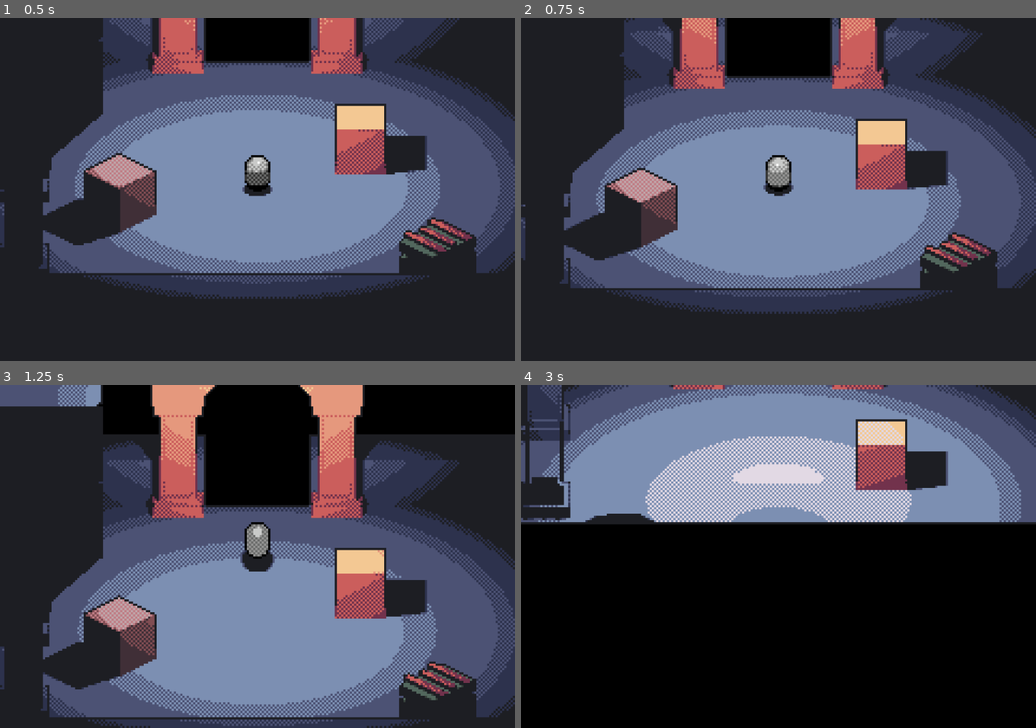
Above: before the commit, frames 1-4 (two rows, left to right).
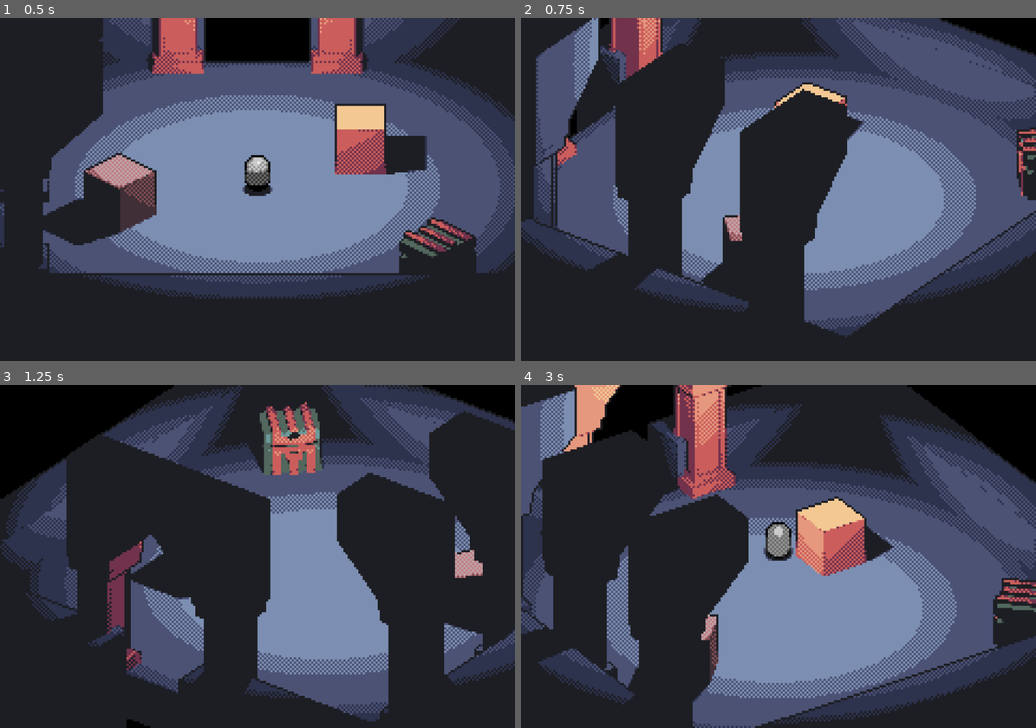
Above: after the commit, the same moments.

Repository: voxelith/pirate-game-jam-16
Game: Godot game, scene res://scenes/main.tscn
Two runs of this game, one before a commit and one after it. Both use one fixed random seed, a clock stepped at 60 frames per second and the inputs below.
Inputs (mouse positions are in pixels of both pictures, inside the frame that each line leads up to):
- Up to frame 1 (0.5 s): no input
- Up to frame 2 (0.75 s): tap Enter at 0.5 s; move the mouse to (804, 189) at 0.52 s; hold W (move_up) from 0.53 s (still down)
- Up to frame 3 (1.25 s): keep holding W (move_up); tap Space (jump) at 0.77 s
- Up to frame 4 (3 s): keep holding W (move_up); move the mouse to (752, 556) at 1.27 s; tap Space (jump) at 1.52 s; move the mouse to (788, 549) at 2.02 s; move the mouse to (773, 563) at 2.77 s

Frame 1 is identical in both runs. In frame 2, 54% of the frame differs, in the area x 0-100%, y 0-94%; in frame 3, 70%; in frame 4, 98%, in the area x 0-100%, y 0-100%.

Commit message:
Fixed pausing issues

Diff:
--- a/assets/main_viewport_container.tscn
+++ b/assets/main_viewport_container.tscn
@@ -1,11 +1,20 @@
-[gd_scene load_steps=2 format=3 uid="uid://ciuh2o8xpgmvg"]
+[gd_scene load_steps=3 format=3 uid="uid://ciuh2o8xpgmvg"]
 
 [ext_resource type="Script" path="res://scripts/main_viewport_container.gd" id="1_vplmk"]
+[ext_resource type="PackedScene" uid="uid://bvtc472n443kt" path="res://assets/pause_menu.tscn" id="2_11rso"]
 
 [node name="MainViewportContainer" type="SubViewportContainer"]
+process_mode = 3
 scale = Vector2(4, 4)
 script = ExtResource("1_vplmk")
 
 [node name="SubViewport" type="SubViewport" parent="."]
+process_mode = 3
 handle_input_locally = false
 render_target_update_mode = 4
+
+[node name="SceneContents" type="Node" parent="SubViewport"]
+process_mode = 1
+
+[node name="PauseMenu" parent="SubViewport" instance=ExtResource("2_11rso")]
+unique_name_in_owner = true
--- a/assets/pause_menu.tscn
+++ b/assets/pause_menu.tscn
@@ -1,9 +1,34 @@
-[gd_scene load_steps=7 format=3 uid="uid://bvtc472n443kt"]
+[gd_scene load_steps=6 format=3 uid="uid://bvtc472n443kt"]
 
 [ext_resource type="Script" path="res://scripts/pause_menu.gd" id="1_224kl"]
 [ext_resource type="Theme" uid="uid://buyj7atvoig18" path="res://assets/ui/theme.tres" id="1_qsy5g"]
 
-[sub_resource type="ShaderMaterial" id="ShaderMaterial_bfrco"]
+[sub_resource type="Animation" id="Animation_k6h1o"]
+length = 0.001
+tracks/0/type = "value"
+tracks/0/imported = false
+tracks/0/enabled = true
+tracks/0/path = NodePath("CanvasLayer/ColorRect:color")
+tracks/0/interp = 1
+tracks/0/loop_wrap = true
+tracks/0/keys = {
+"times": PackedFloat32Array(0),
+"transitions": PackedFloat32Array(1),
+"update": 0,
+"values": [Color(0, 0, 0, 0)]
+}
+tracks/1/type = "value"
+tracks/1/imported = false
+tracks/1/enabled = true
+tracks/1/path = NodePath("CanvasLayer2/PanelContainer:modulate")
+tracks/1/interp = 1
+tracks/1/loop_wrap = true
+tracks/1/keys = {
+"times": PackedFloat32Array(0),
+"transitions": PackedFloat32Array(1),
+"update": 0,
+"values": [Color(1, 1, 1, 0)]
+}
 
 [sub_resource type="Animation" id="Animation_4xrgw"]
 resource_name = "blur"
@@ -11,53 +36,26 @@
 tracks/0/type = "value"
 tracks/0/imported = false
 tracks/0/enabled = true
-tracks/0/path = NodePath("PanelContainer:modulate")
+tracks/0/path = NodePath("CanvasLayer/ColorRect:color")
 tracks/0/interp = 1
 tracks/0/loop_wrap = true
 tracks/0/keys = {
 "times": PackedFloat32Array(0, 0.3),
 "transitions": PackedFloat32Array(1, 1),
 "update": 0,
-"values": [Color(1, 1, 1, 0), Color(1, 1, 1, 1)]
+"values": [Color(0, 0, 0, 0), Color(0, 0, 0, 0.498039)]
 }
 tracks/1/type = "value"
 tracks/1/imported = false
 tracks/1/enabled = true
-tracks/1/path = NodePath("ColorRect:color")
+tracks/1/path = NodePath("CanvasLayer2/PanelContainer:modulate")
 tracks/1/interp = 1
 tracks/1/loop_wrap = true
 tracks/1/keys = {
 "times": PackedFloat32Array(0, 0.3),
 "transitions": PackedFloat32Array(1, 1),
 "update": 0,
-"values": [Color(0, 0, 0, 0), Color(0, 0, 0, 0.498039)]
-}
-
-[sub_resource type="Animation" id="Animation_k6h1o"]
-length = 0.001
-tracks/0/type = "value"
-tracks/0/imported = false
-tracks/0/enabled = true
-tracks/0/path = NodePath("PanelContainer:modulate")
-tracks/0/interp = 1
-tracks/0/loop_wrap = true
-tracks/0/keys = {
-"times": PackedFloat32Array(0),
-"transitions": PackedFloat32Array(1),
-"update": 0,
-"values": [Color(1, 1, 1, 0)]
-}
-tracks/1/type = "value"
-tracks/1/imported = false
-tracks/1/enabled = true
-tracks/1/path = NodePath("ColorRect:color")
-tracks/1/interp = 1
-tracks/1/loop_wrap = true
-tracks/1/keys = {
-"times": PackedFloat32Array(0),
-"transitions": PackedFloat32Array(1),
-"update": 0,
-"values": [Color(0, 0, 0, 0)]
+"values": [Color(1, 1, 1, 0), Color(1, 1, 1, 1)]
 }
 
 [sub_resource type="AnimationLibrary" id="AnimationLibrary_02x0u"]
@@ -76,8 +74,9 @@
 grow_vertical = 2
 script = ExtResource("1_224kl")
 
-[node name="ColorRect" type="ColorRect" parent="."]
-layout_mode = 1
+[node name="CanvasLayer" type="CanvasLayer" parent="."]
+
+[node name="ColorRect" type="ColorRect" parent="CanvasLayer"]
 anchors_preset = 15
 anchor_right = 1.0
 anchor_bottom = 1.0
@@ -85,39 +84,40 @@
 grow_vertical = 2
 color = Color(0, 0, 0, 0)
 
-[node name="PanelContainer" type="PanelContainer" parent="."]
+[node name="CanvasLayer2" type="CanvasLayer" parent="."]
+layer = 2
+
+[node name="PanelContainer" type="PanelContainer" parent="CanvasLayer2"]
 modulate = Color(1, 1, 1, 0)
-material = SubResource("ShaderMaterial_bfrco")
-layout_mode = 1
 anchors_preset = 8
 anchor_left = 0.5
 anchor_top = 0.5
 anchor_right = 0.5
 anchor_bottom = 0.5
-offset_left = -90.0
-offset_top = -60.5
-offset_right = 90.0
-offset_bottom = 60.5
+offset_left = -38.0
+offset_top = -55.0
+offset_right = 38.0
+offset_bottom = 55.0
 grow_horizontal = 2
 grow_vertical = 2
 
-[node name="VBoxContainer" type="VBoxContainer" parent="PanelContainer"]
+[node name="VBoxContainer" type="VBoxContainer" parent="CanvasLayer2/PanelContainer"]
 layout_mode = 2
 size_flags_vertical = 4
 
-[node name="Resume" type="Button" parent="PanelContainer/VBoxContainer"]
+[node name="Resume" type="Button" parent="CanvasLayer2/PanelContainer/VBoxContainer"]
 layout_mode = 2
 size_flags_vertical = 4
 theme = ExtResource("1_qsy5g")
 text = "Resume"
 
-[node name="Options" type="Button" parent="PanelContainer/VBoxContainer"]
+[node name="Options" type="Button" parent="CanvasLayer2/PanelContainer/VBoxContainer"]
 layout_mode = 2
 theme = ExtResource("1_qsy5g")
 disabled = true
 text = "Options"
 
-[node name="Quit" type="Button" parent="PanelContainer/VBoxContainer"]
+[node name="Quit" type="Button" parent="CanvasLayer2/PanelContainer/VBoxContainer"]
 layout_mode = 2
 theme = ExtResource("1_qsy5g")
 text = "Quit"
@@ -127,6 +127,6 @@
 "": SubResource("AnimationLibrary_02x0u")
 }
 
-[connection signal="pressed" from="PanelContainer/VBoxContainer/Resume" to="." method="_on_resume_pressed"]
-[connection signal="pressed" from="PanelContainer/VBoxContainer/Options" to="." method="_on_options_pressed"]
-[connection signal="pressed" from="PanelContainer/VBoxContainer/Quit" to="." method="_on_quit_pressed"]
+[connection signal="pressed" from="CanvasLayer2/PanelContainer/VBoxContainer/Resume" to="." method="_on_resume_pressed"]
+[connection signal="pressed" from="CanvasLayer2/PanelContainer/VBoxContainer/Options" to="." method="_on_options_pressed"]
+[connection signal="pressed" from="CanvasLayer2/PanelContainer/VBoxContainer/Quit" to="." method="_on_quit_pressed"]
--- a/assets/player.tscn
+++ b/assets/player.tscn
@@ -1,8 +1,7 @@
-[gd_scene load_steps=14 format=3 uid="uid://bqibs67j86o33"]
+[gd_scene load_steps=13 format=3 uid="uid://bqibs67j86o33"]
 
 [ext_resource type="Script" path="res://scripts/player.gd" id="1_muvjw"]
 [ext_resource type="Shader" path="res://shaders/pixelart_stylizer_object.gdshader" id="3_2hp4s"]
-[ext_resource type="PackedScene" uid="uid://bvtc472n443kt" path="res://assets/pause_menu.tscn" id="4_d36rn"]
 [ext_resource type="Texture2D" uid="uid://dmwxnncpp2o5a" path="res://palettes/bw-6.png" id="4_ht1v3"]
 
 [sub_resource type="StandardMaterial3D" id="StandardMaterial3D_nw5lh"]
@@ -119,5 +118,3 @@
 libraries = {
 "": SubResource("AnimationLibrary_3c0qm")
 }
-
-[node name="PauseMenu" parent="." instance=ExtResource("4_d36rn")]
--- a/scenes/main.tscn
+++ b/scenes/main.tscn
@@ -24,76 +24,76 @@
 offset_right = 512.0
 offset_bottom = 512.0
 
-[node name="Floor" type="CSGBox3D" parent="MainViewportContainer/SubViewport" index="0"]
+[node name="pillar" parent="MainViewportContainer/SubViewport/SceneContents" index="0" instance=ExtResource("5_1pt4q")]
+transform = Transform3D(1, 0, 0, 0, 1, 0, 0, 0, 1, -3, 0, 0)
+
+[node name="pillar2" parent="MainViewportContainer/SubViewport/SceneContents" index="1" instance=ExtResource("5_1pt4q")]
+transform = Transform3D(1, 0, 0, 0, 1, 0, 0, 0, 1, -3, 0, 3)
+
+[node name="pillar3" parent="MainViewportContainer/SubViewport/SceneContents" index="2" instance=ExtResource("5_1pt4q")]
+transform = Transform3D(1, 0, 0, 0, 1, 0, 0, 0, 1, -3, 0, -3)
+
+[node name="gate" parent="MainViewportContainer/SubViewport/SceneContents" index="3" instance=ExtResource("7_ueloh")]
+transform = Transform3D(1, 0, 0, 0, 1, 0, 0, 0, 1, 0, 0, -5)
+
+[node name="chest2" parent="MainViewportContainer/SubViewport/SceneContents" index="4" instance=ExtResource("9_5mg8g")]
+transform = Transform3D(-0.707107, 0, -0.707107, 0, 1, 0, 0.707107, 0, -0.707107, 3.5, 0, 3.5)
+
+[node name="OmniLight3D" type="OmniLight3D" parent="MainViewportContainer/SubViewport/SceneContents" index="5"]
+transform = Transform3D(1, 0, 0, 0, 1, 0, 0, 0, 1, 0, 4, 0)
+light_energy = 7.107
+shadow_enabled = true
+omni_range = 8.0
+
+[node name="Floor" type="CSGBox3D" parent="MainViewportContainer/SubViewport/SceneContents" index="6"]
 transform = Transform3D(1, 0, 0, 0, 1, 0, 0, 0, 1, 0, -0.5, 0)
 use_collision = true
 size = Vector3(10, 1, 10)
 material = ExtResource("2_pseu3")
 
-[node name="Wall1" type="CSGBox3D" parent="MainViewportContainer/SubViewport" index="1"]
+[node name="Wall1" type="CSGBox3D" parent="MainViewportContainer/SubViewport/SceneContents" index="7"]
 transform = Transform3D(1, 0, 0, 0, 1, 0, 0, 0, 1, 5.5, -0.5, 0)
 use_collision = true
 size = Vector3(1, 3, 10)
 material = ExtResource("2_pseu3")
 
-[node name="Wall2" type="CSGBox3D" parent="MainViewportContainer/SubViewport" index="2"]
+[node name="Wall2" type="CSGBox3D" parent="MainViewportContainer/SubViewport/SceneContents" index="8"]
 transform = Transform3D(1, 0, 0, 0, 1, 0, 0, 0, 1, -5.5, -0.5, 0)
 use_collision = true
 size = Vector3(1, 3, 10)
 material = ExtResource("2_pseu3")
 
-[node name="Wall3" type="CSGBox3D" parent="MainViewportContainer/SubViewport" index="3"]
+[node name="Wall3" type="CSGBox3D" parent="MainViewportContainer/SubViewport/SceneContents" index="9"]
 transform = Transform3D(1, 0, 0, 0, 1, 0, 0, 0, 1, -3.5, -0.5, -5.5)
 use_collision = true
 size = Vector3(5, 3, 1)
 material = ExtResource("2_pseu3")
 
-[node name="Wall5" type="CSGBox3D" parent="MainViewportContainer/SubViewport" index="4"]
+[node name="Wall5" type="CSGBox3D" parent="MainViewportContainer/SubViewport/SceneContents" index="10"]
 transform = Transform3D(1, 0, 0, 0, 1, 0, 0, 0, 1, 3.5, -0.5, -5.5)
 use_collision = true
 size = Vector3(5, 3, 1)
 material = ExtResource("2_pseu3")
 
-[node name="Wall4" type="CSGBox3D" parent="MainViewportContainer/SubViewport" index="5"]
+[node name="Wall4" type="CSGBox3D" parent="MainViewportContainer/SubViewport/SceneContents" index="11"]
 transform = Transform3D(1, 0, 0, 0, 1, 0, 0, 0, 1, 0, -0.5, 5.5)
 use_collision = true
 size = Vector3(10, 3, 1)
 material = ExtResource("2_pseu3")
 
-[node name="CSGBox3D" type="CSGBox3D" parent="MainViewportContainer/SubViewport" index="6"]
+[node name="CSGBox3D" type="CSGBox3D" parent="MainViewportContainer/SubViewport/SceneContents" index="12"]
 transform = Transform3D(1, 0, 0, 0, 1, 0, 0, 0, 1, 1.99905, 0.5, -1.08748)
 use_collision = true
 material = ExtResource("4_rblsg")
 
-[node name="CSGBox3D2" type="CSGBox3D" parent="MainViewportContainer/SubViewport" index="7"]
+[node name="CSGBox3D2" type="CSGBox3D" parent="MainViewportContainer/SubViewport/SceneContents" index="13"]
 transform = Transform3D(0.707107, 0, 0.707107, 0, 1, 0, -0.707107, 0, 0.707107, -2.68164, 0.5, 0.989154)
 use_collision = true
 material = ExtResource("4_tw71t")
 
-[node name="Player" parent="MainViewportContainer/SubViewport" index="8" instance=ExtResource("4_vw1ur")]
+[node name="Player" parent="MainViewportContainer/SubViewport/SceneContents" index="14" instance=ExtResource("4_vw1ur")]
 
-[node name="WorldEnvironment" type="WorldEnvironment" parent="MainViewportContainer/SubViewport" index="9"]
+[node name="WorldEnvironment" type="WorldEnvironment" parent="MainViewportContainer/SubViewport/SceneContents" index="15"]
 environment = SubResource("Environment_fjecj")
 
-[node name="pillar" parent="." instance=ExtResource("5_1pt4q")]
-transform = Transform3D(1, 0, 0, 0, 1, 0, 0, 0, 1, -3, 0, 0)
-
-[node name="pillar2" parent="." instance=ExtResource("5_1pt4q")]
-transform = Transform3D(1, 0, 0, 0, 1, 0, 0, 0, 1, -3, 0, 3)
-
-[node name="pillar3" parent="." instance=ExtResource("5_1pt4q")]
-transform = Transform3D(1, 0, 0, 0, 1, 0, 0, 0, 1, -3, 0, -3)
-
-[node name="gate" parent="." instance=ExtResource("7_ueloh")]
-transform = Transform3D(1, 0, 0, 0, 1, 0, 0, 0, 1, 0, 0, -5)
-
-[node name="chest2" parent="." instance=ExtResource("9_5mg8g")]
-transform = Transform3D(-0.707107, 0, -0.707107, 0, 1, 0, 0.707107, 0, -0.707107, 3.5, 0, 3.5)
-
-[node name="OmniLight3D" type="OmniLight3D" parent="."]
-transform = Transform3D(1, 0, 0, 0, 1, 0, 0, 0, 1, 0, 4, 0)
-light_energy = 7.107
-shadow_enabled = true
-omni_range = 8.0
-
 [editable path="MainViewportContainer"]
--- a/scripts/main_viewport_container.gd
+++ b/scripts/main_viewport_container.gd
@@ -11,3 +11,6 @@
 func _ready() -> void:
 	update_subviewport()
 	get_viewport().size_changed.connect(update_subviewport)
+
+func pause():
+	%PauseMenu.pause()
--- a/scripts/pause_menu.gd
+++ b/scripts/pause_menu.gd
@@ -1,32 +1,31 @@
 extends Control
 
 @onready var blur: AnimationPlayer = $AnimationPlayer
-@onready var resum_button: Button = find_child("Resume")
-@onready var quit_button: Button = find_child("Quit")
 
 func _ready():
 	$AnimationPlayer.play("RESET")
 	#pass
 
 func resume():
-	get_tree().paused = true
+	get_tree().paused = false
 	Input.set_mouse_mode(Input.MOUSE_MODE_CAPTURED)
 	$AnimationPlayer.play_backwards("blur")
-	$PanelContainer.mouse_filter = $PanelContainer.MOUSE_FILTER_IGNORE
+	mouse_filter = Control.MOUSE_FILTER_PASS;
 
-func  pause():
-	get_tree().paused = false
+func pause():
+	get_tree().paused = true
 	Input.set_mouse_mode(Input.MOUSE_MODE_VISIBLE)
 	$AnimationPlayer.play("blur")
+	mouse_filter = Control.MOUSE_FILTER_STOP
 
-func _process(delta:):
-	esc()
-
-func esc():
-	if Input.is_action_just_pressed("pause_menu") and get_tree().paused == false:
-		pause()
-	elif Input.is_action_just_pressed("pause_menu") and get_tree().paused == true:
-		resume()
+func _input(event: InputEvent) -> void:
+	if event is InputEventKey:
+		if event.is_action_pressed("pause_menu"):
+			get_viewport().set_input_as_handled()
+			if get_tree().paused:
+				resume()
+			else:
+				pause()
 
 func _on_resume_pressed() -> void:
 	resume()
--- a/scripts/player.gd
+++ b/scripts/player.gd
@@ -23,10 +23,16 @@
 	look_rotation = rotation.y
 	Input.mouse_mode = Input.MOUSE_MODE_CAPTURED
 
-func _unhandled_input(event: InputEvent) -> void:
+func _input(event: InputEvent):
 	if event is InputEventMouseMotion:
 		mouse_dir = clamp(-event.relative.x * MOUSE_SENSIVITY, -MAX_MOUSE_MOVE, MAX_MOUSE_MOVE)
 		mouse_move_last = 0.0
+	elif event is InputEventKey:
+		if event.is_action_pressed("pause_menu"):
+			var mvc = get_tree().current_scene.get_node("%MainViewportContainer")
+			if mvc != null:
+				mvc.pause()
+			get_viewport().set_input_as_handled()
 
 func _physics_process(delta: float) -> void:
 	###############
